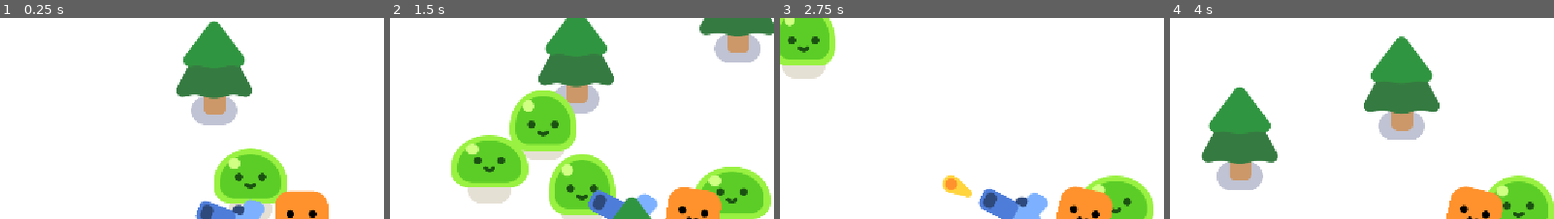
Above: before the commit, frames 1-4 (left to right).
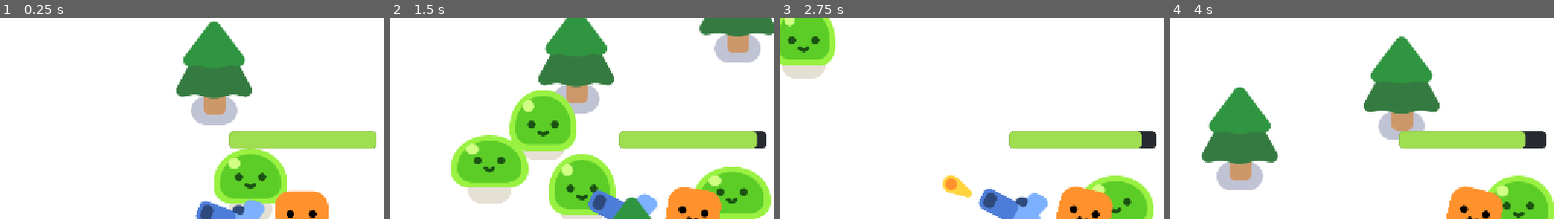
Above: after the commit, the same moments.

Repository: RaphelReji/last-stand
Game: Godot game, scene res://game.tscn
Same seed, same stepped clock (60 frames per second), same inputs: the game is played once before the commit and once after it.
Inputs (mouse positions are % of the whole screen's width and height, from its top left):
- Up to frame 1 (0.25 s): no input
- Up to frame 2 (1.5 s): tap Enter at 0.5 s; move the mouse to (73, 52) at 0.52 s; hold D (move_right) 0.53-1.28 s; tap Alt at 0.6 s; click (73, 52) at 0.67 s; move the mouse to (30, 63) at 1.27 s; hold S (move_down) from 1.28 s (still down); tap Shift at 1.35 s
- Up to frame 3 (2.75 s): move the mouse to (61, 32) at 2.02 s; release S (move_down) at 2.03 s; hold D (move_right) from 2.03 s (still down); tap Alt at 2.1 s
- Up to frame 4 (4 s): move the mouse to (45, 81) at 2.77 s; release D (move_right) at 2.78 s; hold W (move_up) 2.78-3.53 s; tap Shift at 2.85 s; click (45, 81) at 2.92 s; move the mouse to (81, 75) at 3.52 s; hold A (move_left) from 3.53 s (still down); tap Alt at 3.6 s
The pictures show only the part of the screen within x 11-61%, y 0-50%; the shares and areas given below are measured in that part.

The runs differ from the first frame. In frame 1, 3.5% of the frame differs, in the area x 59-98%, y 56-66%; in frame 2, 3.5%; in frame 3, 3.5%; in frame 4, 3.5%.

Commit message:
added health progress bar

Diff:
--- a/player.gd
+++ b/player.gd
@@ -1,4 +1,8 @@
 extends CharacterBody2D
+signal health_depleted
+
+var health = 100.0
+
 func _physics_process(delta: float) -> void:
 	var direction = Input.get_vector("move_left","move_right", "move_up", "move_down")
 	velocity = direction * 600
@@ -8,3 +12,11 @@
 		%HappyBoo.play_walk_animation()
 	else:
 		%HappyBoo.play_idle_animation()
+
+	const DAMAGE_RATE = 5.0
+	var overlapping_mobs = %HurtBox.get_overlapping_bodies()
+	if overlapping_mobs.size() > 0:
+		health -= DAMAGE_RATE * overlapping_mobs.size() * delta
+		%ProgressBar.value = health
+		if health <= 0:
+			health_depleted.emit()
--- a/player.tscn
+++ b/player.tscn
@@ -6,6 +6,23 @@
 
 [sub_resource type="CircleShape2D" id="CircleShape2D_1pfk3"]
 radius = 34.07
+
+[sub_resource type="CircleShape2D" id="CircleShape2D_tkg2v"]
+radius = 44.011364
+
+[sub_resource type="StyleBoxFlat" id="StyleBoxFlat_tkg2v"]
+bg_color = Color(0.15294118, 0.16862746, 0.1882353, 1)
+corner_radius_top_left = 8
+corner_radius_top_right = 8
+corner_radius_bottom_right = 8
+corner_radius_bottom_left = 8
+
+[sub_resource type="StyleBoxFlat" id="StyleBoxFlat_1pfk3"]
+bg_color = Color(0.62352943, 0.8666667, 0.31764707, 1)
+corner_radius_top_left = 8
+corner_radius_top_right = 8
+corner_radius_bottom_right = 8
+corner_radius_bottom_left = 8
 
 [node name="Player" type="CharacterBody2D" unique_id=1586275575]
 motion_mode = 1
@@ -23,3 +40,23 @@
 [node name="Gun" parent="." unique_id=465356388 instance=ExtResource("3_i3pqv")]
 position = Vector2(0.9999962, -29)
 rotation = 0.00040827258
+
+[node name="HurtBox" type="Area2D" parent="." unique_id=110650024]
+unique_name_in_owner = true
+collision_layer = 0
+collision_mask = 2
+
+[node name="CollisionShape2D" type="CollisionShape2D" parent="HurtBox" unique_id=1781061385]
+shape = SubResource("CircleShape2D_tkg2v")
+debug_color = Color(0.8740858, 0.31367257, 0.3913808, 0.41960785)
+
+[node name="ProgressBar" type="ProgressBar" parent="." unique_id=29286421]
+unique_name_in_owner = true
+offset_left = -114.0
+offset_top = -184.0
+offset_right = 115.0
+offset_bottom = -157.0
+theme_override_styles/background = SubResource("StyleBoxFlat_tkg2v")
+theme_override_styles/fill = SubResource("StyleBoxFlat_1pfk3")
+value = 100.0
+show_percentage = false
